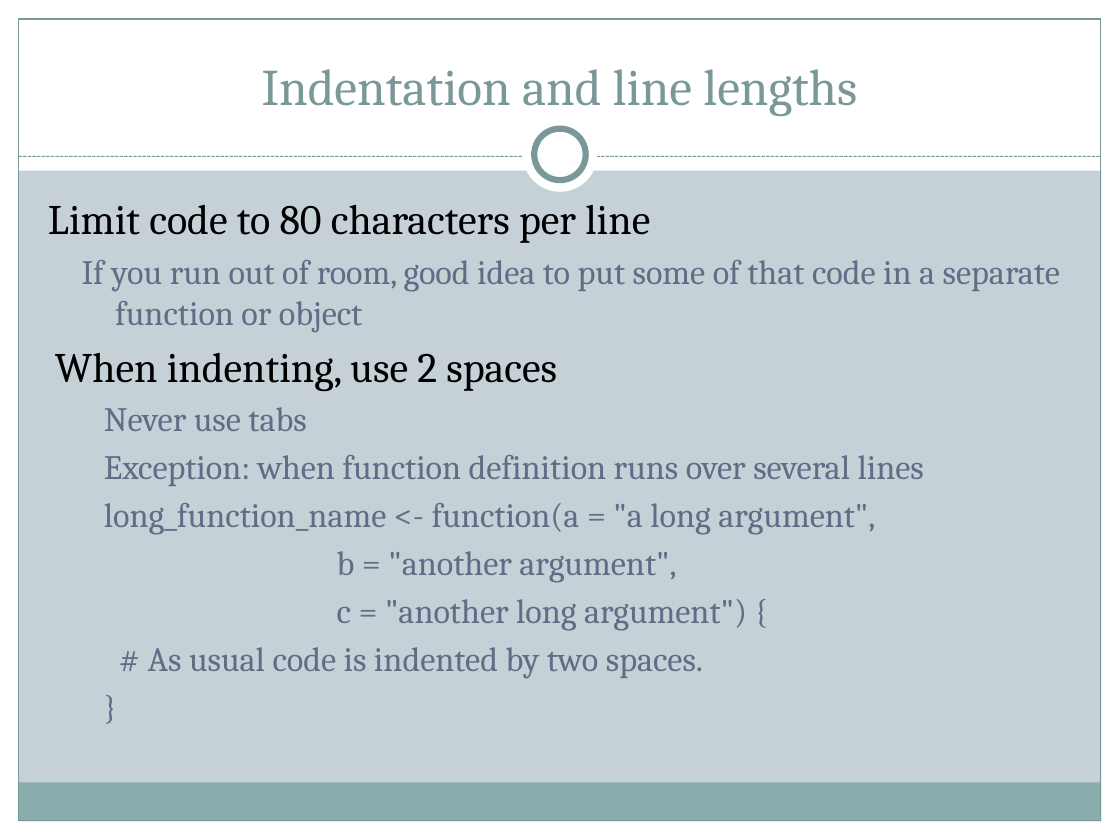
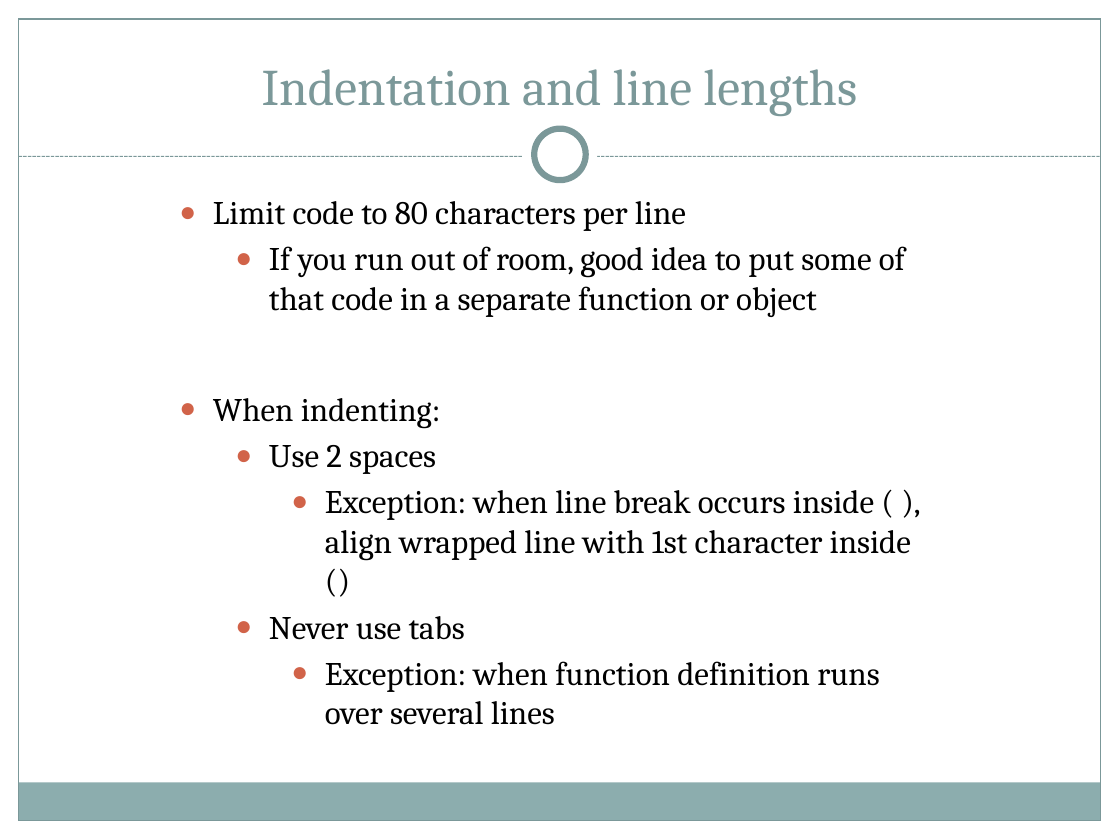
Before and after one commit to roxannebeauclair/RepoWorkFlow, a slide deck: slide 19 of Documents/Presentation Slides/Reproducible reports Delva Group Seminar 29 Feb to 04 March.pptx (slide 15 before the commit). Drawn at 1120x840 pixels with LibreOffice and Linux fonts; fonts in the diff are those of the drawing. Boxes give left, top, right and bottom in pixels: in the first picture for what was removed or moved away, otherwise in the second. Text is boxed around its words. In the diff, an @@ line names an element or a change of style, - is before the commit and + after.

```diff
--- a/Documents/Presentation Slides/Reproducible reports Delva Group Seminar 29 Feb to 04 March.pptx
+++ b/Documents/Presentation Slides/Reproducible reports Delva Group Seminar 29 Feb to 04 March.pptx
@@ background #C5D1D7 to #FFFFFF @@
@@ text "Limit code to 80 characters ...": place and size @@
-text "Limit code to 80 characters ..." at [48,205,1060,678]
+text "Limit code to 80 characters ..." at [213,201,911,725]
@@ text at [213,201,905,725]: size 27 to 21.2 pt in "Limit code to 80 characters per line"; size 22 to 21.2 pt, text colour #646B86 to #000000 in "If you run out of room, good ...", "Never use tabs", "Exception: when function definition runs over several ..."; bullet none to ●; list level 1 to 2 in "Limit code to 80 characters ..."; list level 2 to 4 in "If you run out of ..."; list level 2 to 4 in "Never use tabs"; list level 2 to 6 in "Exception: when function definition runs ..." @@
@@ text at [213,398,911,561]: text changed; size 27 to 21.2 pt @@
-When indenting, use 2 spaces
+  ● When indenting:
+      ● Use 2 spaces
+          ● Exception: when line break occurs inside ( ), align wrapped line with 1st character inside ()
@@ text at [104,503,875,678]: paragraphs removed @@
-  long_function_name <- function(a = "a long argument",
-  b = "another argument",
-  c = "another long argument") {
-  # As usual code is indented by two spaces.
-  }
```
Also in this commit, not shown: 12 other slides changed, 4 slides added, 7 other files.
